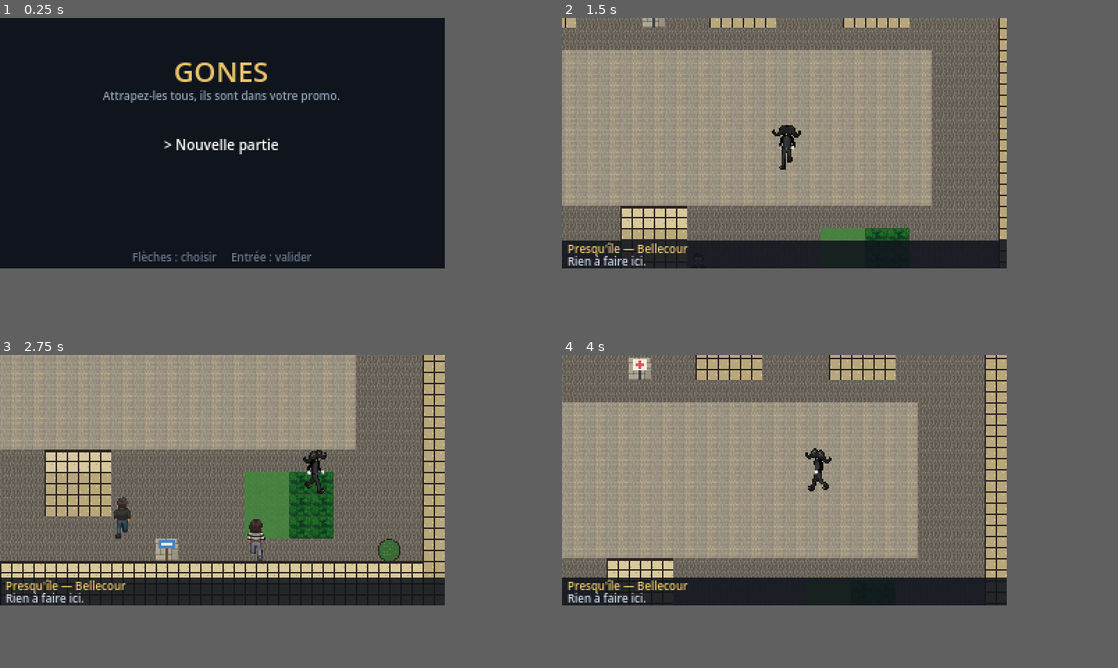
Above: before the commit, frames 1-4 (two rows, left to right).
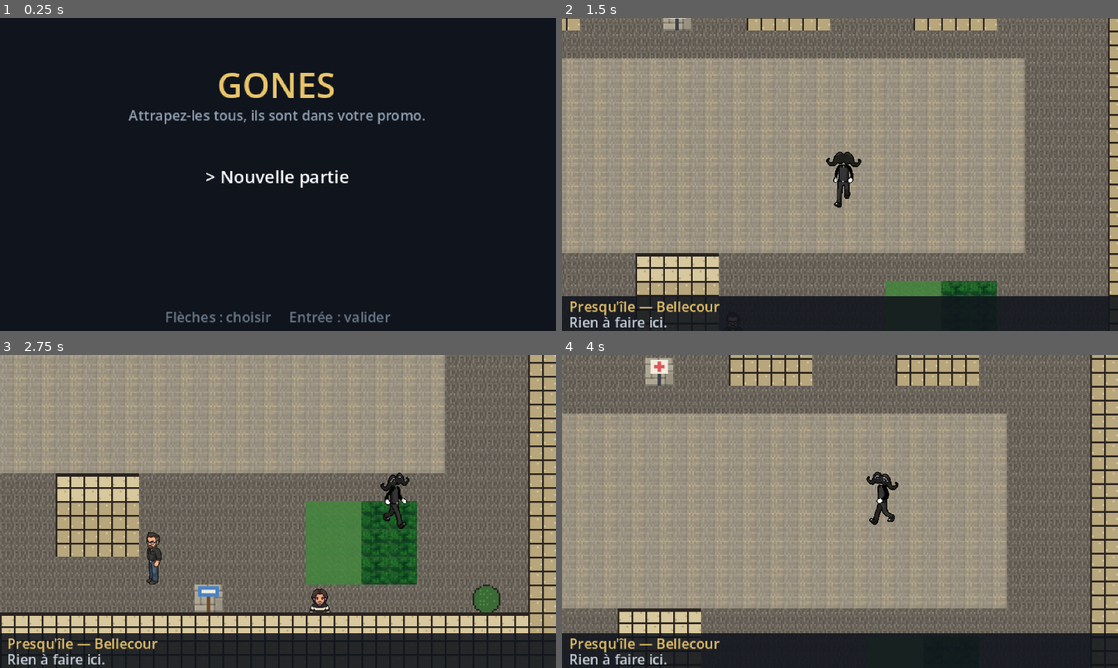
Above: after the commit, the same moments.

Repository: ThibaultGRAND/EEMIDEX
Game: Godot game, scene res://scenes/ui/main_menu.tscn
The game is run twice, just before and just after one commit, with the same random seed, the same clock (stepped at 60 frames per second) and the same inputs.
Inputs:
- Up to frame 1 (0.25 s): no input
- Up to frame 2 (1.5 s): tap Enter (ui_accept) at 0.5, 0.77 s; hold Right (ui_right) 0.53-1.28 s; tap Tab at 0.6 s; hold Down (ui_down) from 1.28 s (still down); tap Shift at 1.35 s
- Up to frame 3 (2.75 s): tap Enter (ui_accept) at 1.52 s; release Down (ui_down) at 2.03 s; hold Right (ui_right) from 2.03 s (still down); tap Tab at 2.1 s
- Up to frame 4 (4 s): release Right (ui_right) at 2.78 s; hold Up (ui_up) 2.78-3.53 s; tap Shift at 2.85 s; tap Enter (ui_accept) at 3.02, 3.77 s; hold Left (ui_left) from 3.53 s (still down); tap Tab at 3.6 s
In our replay, the window is 640x360 before the commit and 800x450 after it. These sizes can differ from the game's own. Grey fills any space a smaller window leaves; there, only what the larger window draws over its background counts as a difference.

The runs differ from the first frame. In frame 1, 4.4% of the frame differs, in the area x 18-77%, y 14-98%; in frame 2, 54%; in frame 3, 59%; in frame 4, 62%, in the area x 0-100%, y 0-100%.

Commit message:
PNJ bien animés et personnages nets (rendu canvas_items)
Animation des PNJ :
- planches à 3 images par direction (debout, foulée A, foulée B)
- un pas = foulée puis debout ; deux pas = cycle complet ; debout à l'arrêt
- promenades de 2 à 5 pas d'affilée puis pause, au lieu de pas isolés
- corrige un PNJ qui pouvait rester figé quand le pas suivant était bloqué

Rendu :
- project.godot : stretch mode canvas_items (était viewport), logique
  toujours en 320x180
- PNJ et joueur Moustache en 4x plus de détail, affichés à scale 0.25
- CLAUDE.MD : règle de rendu et tailles mises à jour, à valider en équipe

Co-Authored-By: Claude Opus 5.5 <noreply@anthropic.com>

Diff:
--- a/project.godot
+++ b/project.godot
@@ -26,7 +26,7 @@
 window/size/viewport_height=180
 window/size/window_width_override=1280
 window/size/window_height_override=720
-window/stretch/mode="viewport"
+window/stretch/mode="canvas_items"
 window/stretch/scale_mode="integer"
 
 [rendering]
--- a/scenes/world/player.tscn
+++ b/scenes/world/player.tscn
@@ -10,7 +10,8 @@
 [node name="Sprite" type="Sprite2D" parent="."]
 unique_name_in_owner = true
 texture = ExtResource("2_sprite")
-offset = Vector2(0, -9)
+scale = Vector2(0.25, 0.25)
+offset = Vector2(0, -37.5)
 hframes = 2
 vframes = 4
 
--- a/scenes/world/pnj.gd
+++ b/scenes/world/pnj.gd
@@ -1,8 +1,12 @@
 class_name Pnj
 extends Node2D
-## Un PNJ qui se balade sur la carte, case par case, autour de sa case de depart.
+## Un PNJ qui se balade sur la carte, case par case.
 ## Il ne connait pas la carte : il signale qu'il veut bouger, et c'est la carte
 ## (world.gd) qui choisit la case et l'appelle avec avancer_vers() ou regarder().
+##
+## Il marche par promenades de quelques pas d'affilee (pas_restants), puis
+## s'arrete un moment. Pendant un pas : foulee, puis pose debout ; deux pas de
+## suite donnent le cycle complet pied gauche / debout / pied droit / debout.
 
 signal envie_de_bouger(pnj: Pnj)
 
@@ -10,8 +14,13 @@
 const PAUSE_MIN := 0.8
 const PAUSE_MAX := 2.6
 
-## Planche 2 foulees x 4 directions (meme ordre que Joueur.Direction),
-## pieds sur la derniere ligne de chaque case.
+## Colonnes de la planche (hframes = 3).
+const IMAGE_DEBOUT := 0
+const IMAGE_FOULEE_A := 1
+const IMAGE_FOULEE_B := 2
+
+## Planche 3 images (debout, foulee A, foulee B) x 4 directions, dans l'ordre
+## de Joueur.Direction ; pieds sur la derniere ligne de chaque case.
 @export var sprite: Texture2D
 ## Distance maximale (en cases) a sa case de depart ; negatif = toute la zone.
 @export var rayon: int = -1
@@ -20,8 +29,10 @@
 var case_depart: Vector2i = Vector2i.ZERO
 var direction: Joueur.Direction = Joueur.Direction.BAS
 var en_mouvement: bool = false
+## Pas qu'il reste a faire dans la promenade en cours (0 = a l'arret).
+var pas_restants: int = 0
 
-var _pas: int = 0
+var _foulee_a: bool = false
 var _tween: Tween
 
 @onready var _sprite: Sprite2D = %Sprite
@@ -31,47 +42,63 @@
 	if sprite != null:
 		_sprite.texture = sprite
 	# Les pieds (derniere ligne de la case) tombent sur le bas de la case de carte.
+	# L'offset est en pixels de la texture : on tient compte de l'echelle du Sprite.
 	var hauteur_image: float = _sprite.texture.get_height() / float(_sprite.vframes)
-	_sprite.offset = Vector2(0, Zones.TAILLE_CASE / 2.0 - hauteur_image / 2.0)
+	var demi_case: float = Zones.TAILLE_CASE / 2.0 / _sprite.scale.y
+	_sprite.offset = Vector2(0, demi_case - hauteur_image / 2.0)
 	_minuteur.timeout.connect(_sur_minuteur)
-	_rafraichir_image()
+	_afficher(IMAGE_DEBOUT)
 	_relancer_minuteur()
 
-## Pose le PNJ sans animation ; cette case devient le centre de sa balade.
+## Pose le PNJ sans animation ; cette case devient sa case de depart.
 func placer(c: Vector2i) -> void:
 	cellule = c
 	case_depart = c
 	position = Joueur.centre_de(c)
 
+## Un pas vers une case voisine : foulee pendant la premiere moitie, debout a la fin.
 func avancer_vers(c: Vector2i, vers: Joueur.Direction) -> void:
 	if en_mouvement:
 		return
 	direction = vers
 	cellule = c
 	en_mouvement = true
-	_pas = 1 - _pas
-	_rafraichir_image()
+	pas_restants = maxi(pas_restants - 1, 0)
+	_foulee_a = not _foulee_a
+	_afficher(IMAGE_FOULEE_A if _foulee_a else IMAGE_FOULEE_B)
 	if _tween != null and _tween.is_valid():
 		_tween.kill()
+	var arrivee: Vector2 = Joueur.centre_de(c)
 	_tween = create_tween()
-	_tween.tween_property(self, "position", Joueur.centre_de(c), DUREE_PAS)
+	_tween.tween_property(self, "position", (position + arrivee) / 2.0, DUREE_PAS / 2.0)
+	_tween.tween_callback(_afficher.bind(IMAGE_DEBOUT))
+	_tween.tween_property(self, "position", arrivee, DUREE_PAS / 2.0)
 	_tween.finished.connect(_sur_fin_de_pas)
 
+## Tourner sur place ; met aussi fin a la promenade en cours.
 func regarder(vers: Joueur.Direction) -> void:
-	if direction != vers:
-		direction = vers
-		_rafraichir_image()
+	pas_restants = 0
+	direction = vers
+	_afficher(IMAGE_DEBOUT)
 
 func _sur_fin_de_pas() -> void:
 	en_mouvement = false
+	if pas_restants > 0:
+		envie_de_bouger.emit(self)       # on enchaine sans s'arreter
+	if not en_mouvement:                 # promenade finie, ou pas suivant bloque
+		pas_restants = 0
+		_afficher(IMAGE_DEBOUT)
+		_relancer_minuteur()
 
 func _sur_minuteur() -> void:
+	if en_mouvement or pas_restants > 0:
+		return
+	envie_de_bouger.emit(self)
 	if not en_mouvement:
-		envie_de_bouger.emit(self)
-	_relancer_minuteur()
+		_relancer_minuteur()             # il a seulement regarde autour de lui
 
 func _relancer_minuteur() -> void:
 	_minuteur.start(randf_range(PAUSE_MIN, PAUSE_MAX))
 
-func _rafraichir_image() -> void:
-	_sprite.frame = int(direction) * _sprite.hframes + _pas
+func _afficher(image: int) -> void:
+	_sprite.frame = int(direction) * _sprite.hframes + image
--- a/scenes/world/pnj.tscn
+++ b/scenes/world/pnj.tscn
@@ -10,7 +10,8 @@
 [node name="Sprite" type="Sprite2D" parent="."]
 unique_name_in_owner = true
 texture = ExtResource("2_sprite")
-hframes = 2
+scale = Vector2(0.25, 0.25)
+hframes = 3
 vframes = 4
 
 [node name="Minuteur" type="Timer" parent="."]
--- a/scenes/world/world.gd
+++ b/scenes/world/world.gd
@@ -14,6 +14,9 @@
 const CHANCE_PNJ_REGARDE := 0.3
 ## Un PNJ place au hasard n'apparait pas a moins de cette distance du joueur.
 const DISTANCE_MIN_PNJ := 5
+## Longueur d'une promenade de PNJ, en pas d'affilee.
+const PAS_PROMENADE_MIN := 2
+const PAS_PROMENADE_MAX := 5
 
 ## action -> [deplacement, Joueur.Direction]. Les entiers suivent l'ordre de
 ## l'enum Direction de player.gd : BAS, HAUT, GAUCHE, DROITE.
@@ -205,15 +208,26 @@
 	return candidates.pick_random()
 
 ## Le PNJ demande a bouger : la carte choisit une case libre autour de lui.
+## En pleine promenade, il continue tout droit ; sinon il en commence une
+## nouvelle (2 a 5 pas) dans une direction au hasard, ou regarde juste autour.
 func _sur_envie_pnj(pnj: Pnj) -> void:
 	if _mode != Mode.LIBRE:
-		return
-	var consigne: Array = DIRECTIONS.values().pick_random()
-	var vers: Joueur.Direction = consigne[1]
-	if randf() < CHANCE_PNJ_REGARDE:
-		pnj.regarder(vers)
-		return
-	var cible: Vector2i = pnj.cellule + consigne[0]
+		pnj.regarder(pnj.direction)
+		return
+	var deplacement: Vector2i
+	var vers: Joueur.Direction
+	if pnj.pas_restants > 0:
+		vers = pnj.direction
+		deplacement = DIRECTIONS.values()[int(vers)][0]
+	else:
+		var consigne: Array = DIRECTIONS.values().pick_random()
+		deplacement = consigne[0]
+		vers = consigne[1]
+		if randf() < CHANCE_PNJ_REGARDE:
+			pnj.regarder(vers)
+			return
+		pnj.pas_restants = randi_range(PAS_PROMENADE_MIN, PAS_PROMENADE_MAX)
+	var cible: Vector2i = pnj.cellule + deplacement
 	var ecart: Vector2i = (cible - pnj.case_depart).abs()
 	var dans_le_rayon: bool = pnj.rayon < 0 or maxi(ecart.x, ecart.y) <= pnj.rayon
 	if Zones.accepte_pnj(zone_id, cible) and _case_libre(cible) and dans_le_rayon:
Binary file changed: assets/sprites/joueur_moustache.png
Binary file changed: assets/sprites/pnj_emile.png
Binary file changed: assets/sprites/pnj_guillaume.png
Binary file changed: assets/sprites/pnj_julian.png
Binary file changed: assets/sprites/pnj_paloma.png
Binary file changed: assets/sprites/pnj_seb.png
Binary file changed: assets/sprites/pnj_theophile.png
Binary file changed: assets/sprites/pnj_thibaut.png
Binary file changed: assets/sprites/pnj_thomas.png
Not shown, changed: CLAUDE.MD
